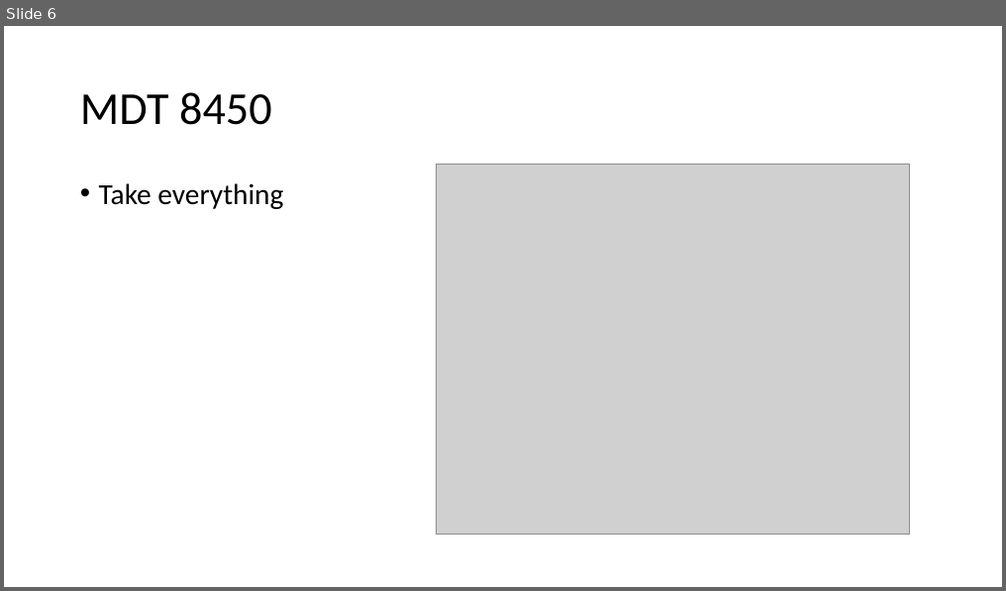
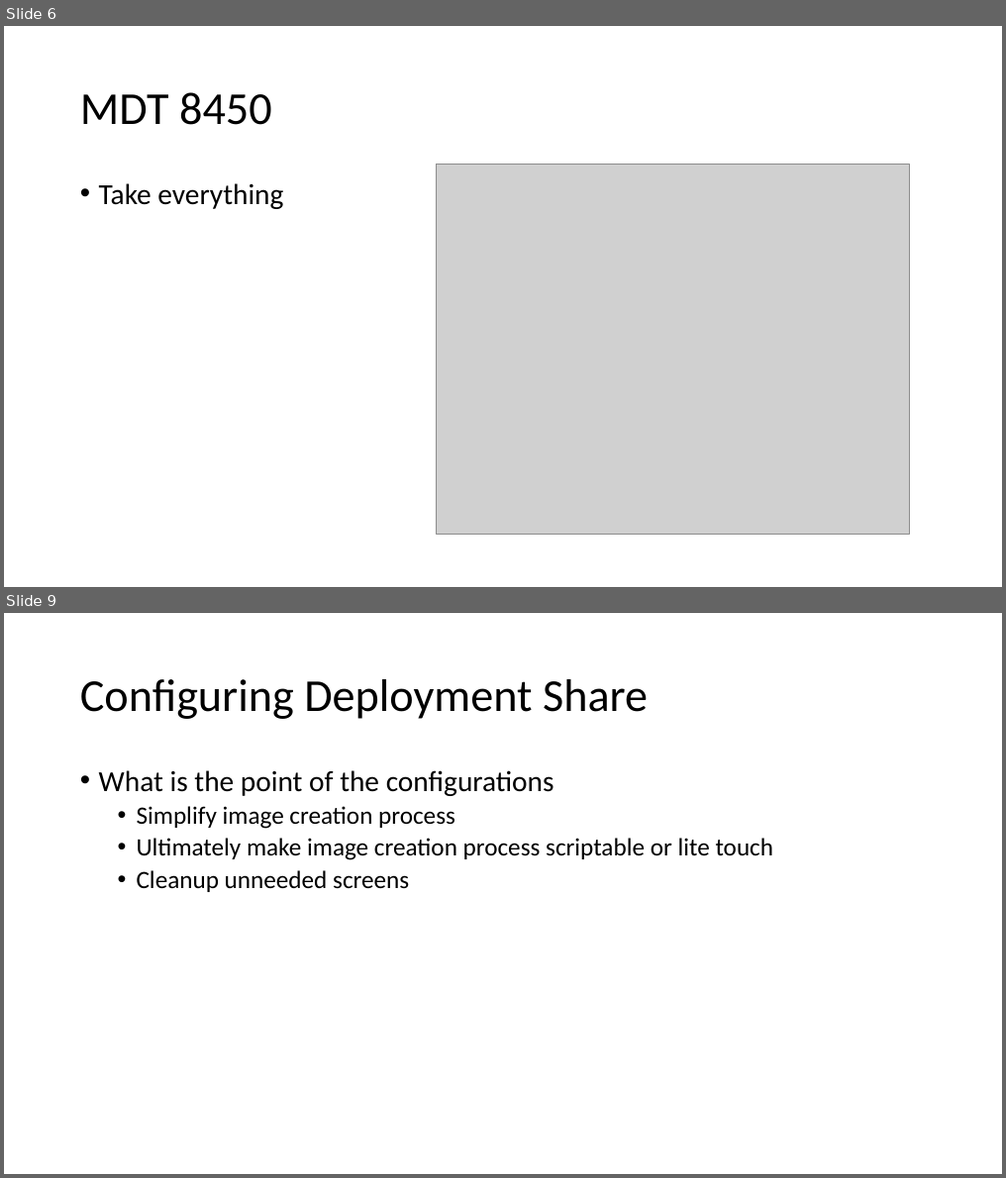
Before and after one commit to fydexx/HECC-2018, a slide deck: Part_01/Section01.pptx. Shown one above the other, each under a label of ours: slide 6 before the commit, slides 6 and 9 after it; the slides between them are not shown. The pictures are 1006x591 and 1006x1178 pixels, drawn with LibreOffice and Linux fonts; fonts in the diff are those of the drawing; grey boxes stand for pictures. Boxes give left, top, right and bottom in pixels: in the first picture for what was removed or moved away, otherwise in the second. Text is boxed around its words. In the diff, an @@ line names an element or a change of style, - is before the commit and + after.

```diff
--- a/Part_01/Section01.pptx
+++ b/Part_01/Section01.pptx
@@ slide 9 added at box(4, 613, 1002, 1174), background #FFFFFF @@
@@ title added at box(80, 679, 648, 719), 44 pt, text #000000 @@
+Configuring Deployment Share
@@ text added at box(99, 770, 774, 892), 24 pt, text #000000 @@
+• What is the point of the configurations
+  • Simplify image creation process
+  • Ultimately make image creation process scriptable or lite touch
+  • Cleanup unneeded screens
```
Also in this commit, not shown: 1 slide changed, 1 other slide added.
